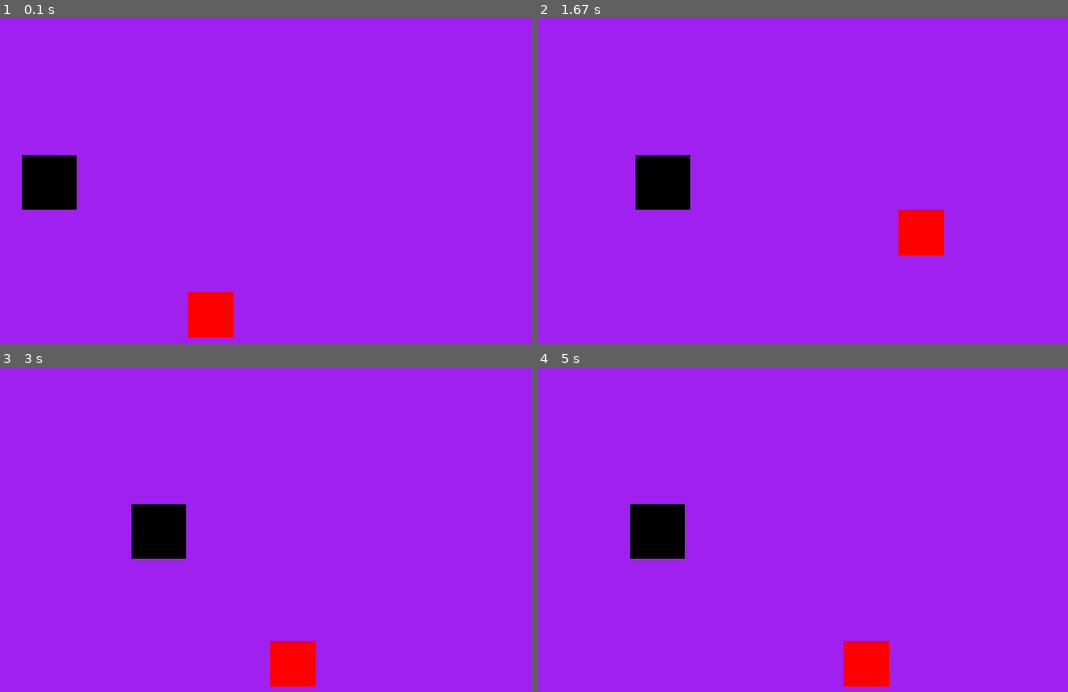
Above: before the commit, frames 1-4 (two rows, left to right).
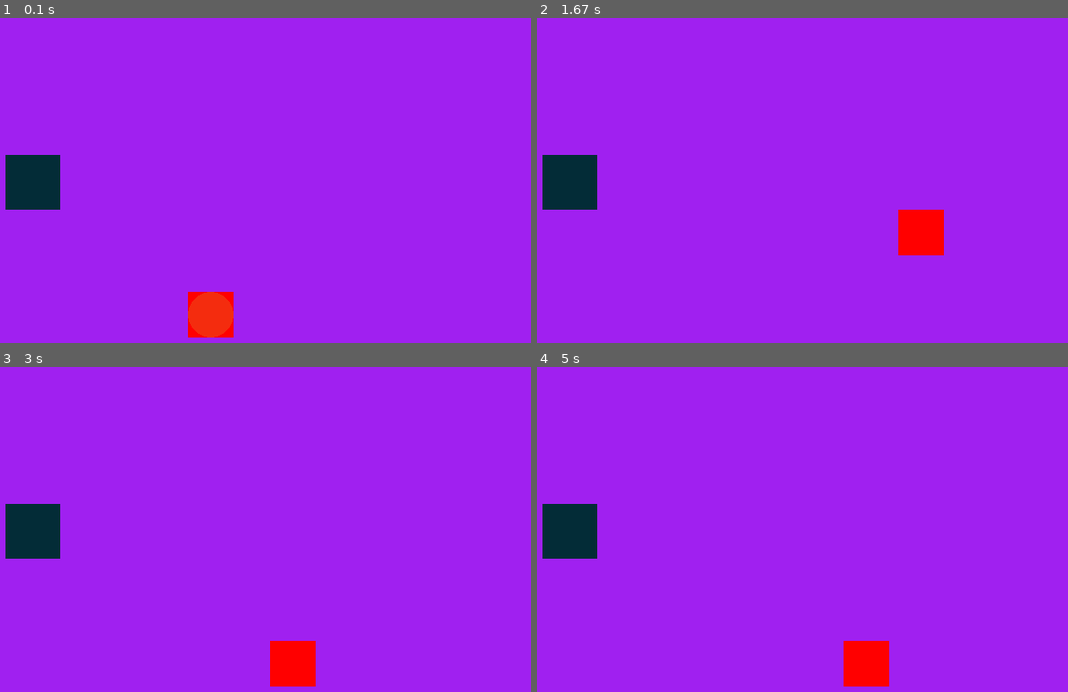
Above: after the commit, the same moments.

Repository: Giorgiod91/PinPongPyGame
Game: pygame game, started from main.py
Two runs of this game, one before a commit and one after it. Both use one fixed random seed, a clock stepped at 60 frames per second and the inputs below.
Inputs:
- Up to frame 1 (0.1 s): no input
- Up to frame 2 (1.67 s): tap Space at 0.33, 0.73, 1.03, 1.23, 1.57 s; hold D 0.67-1.13 s; hold W 1.17-1.47 s; hold D from 1.5 s (still down)
- Up to frame 3 (3 s): tap Space at 1.87, 2.07, 2.37, 2.63, 2.97 s; release D at 1.97 s; hold A 2-2.53 s; hold S 2.57-2.87 s; hold A from 2.9 s (still down)
- Up to frame 4 (5 s): tap Space at 3.27, 3.4, 3.8, 4.1, 4.47, 4.87 s; release A at 3.3 s; hold W 3.33-3.7 s; hold D 3.73-4.37 s; hold S 4.4-4.77 s; hold A from 4.8 s (still down)

The runs differ from the first frame. In frame 1, 3.2% of the frame differs, in the area x 1-44%, y 42-99%; in frame 2, 3.5%, in the area x 1-29%, y 42-59%; in frame 3, 3.5%; in frame 4, 3.5%.

Commit message:
added a moving ball and a reaction when collide with a player

Diff:
--- /dev/null
+++ b/balls.py
@@ -0,0 +1,25 @@
+import pygame
+
+class Ball:
+    def __init__(self,x,y,width,height, speed):
+        self.rect = pygame.Rect(x,y,width,height)
+        self.color = (244,44,14)
+        self.speed = speed
+        self.direction = 0
+        self.width = 20
+        self.height = 20
+
+    def automated_movement(self):
+        keys = pygame.key.get_pressed()
+        if keys[pygame.K_SPACE]:
+            self.direction = -1
+
+        self.rect.y += self.direction * self.speed
+
+
+
+
+
+
+    def draw(self, screen):
+        pygame.draw.ellipse(screen, self.color, self.rect)
--- a/boss.py
+++ b/boss.py
@@ -19,6 +19,15 @@
 
         self.rect.x += self.speed * self.direction
 
+    def shootProjectiles(self):
+        self.color = (3,44,55)
+        self.direction = -1
+        self.rect.x += self.speed * self.direction
+
+
+
+
+
 
     def draw(self, screen):
         pygame.draw.rect(screen, self.color, self.rect)
--- a/main.py
+++ b/main.py
@@ -2,6 +2,7 @@
 import sys
 from player import Player
 from boss import DungeonBoss
+from balls import Ball
 
 # pygame setup
 pygame.init()
@@ -10,15 +11,18 @@
 pygame.display.set_caption("Dungeon Boss Guides")
 clock = pygame.time.Clock()
 running = True
+#initialize player, boss, and balls
 player = Player(screen_width // 2, screen_height // 2, 50, 50, 5)
 boss = DungeonBoss(screen_width // 4, screen_height // 4, 60, 60, 3)
+ball = Ball(player.rect.x, player.rect.y,  50, 50, 5)
 while running:
     # poll for events
     # pygame.QUIT event means the user clicked X to close your window
     for event in pygame.event.get():
         if event.type == pygame.QUIT:
             running = False
-
+    if player.rect.colliderect(ball.rect):
+        print("Player and Boss collided")
     # fill the screen with a color to wipe away anything from last frame
     screen.fill("purple")
 
@@ -32,7 +36,13 @@
     player.draw(screen)
 
     boss.automated_movement()
+    boss.shootProjectiles()
     boss.draw(screen)
+
+    boss.draw(screen)
+
+    ball.automated_movement()
+    ball.draw(screen)
 
     # flip() the display to put your work on screen
     pygame.display.flip()
--- a/player.py
+++ b/player.py
@@ -29,6 +29,7 @@
               # Set the end time of the cooldown to 5 seconds from now
               self.in_defense_cd_end_time = pygame.time.get_ticks() + 5000
 
+
         # Check if the defense mode should be turned off
         if self.in_defense_cd and pygame.time.get_ticks() > self.in_defense_cd_end_time:
             self.color = (255, 0, 0)
Not shown, added: gitignore
